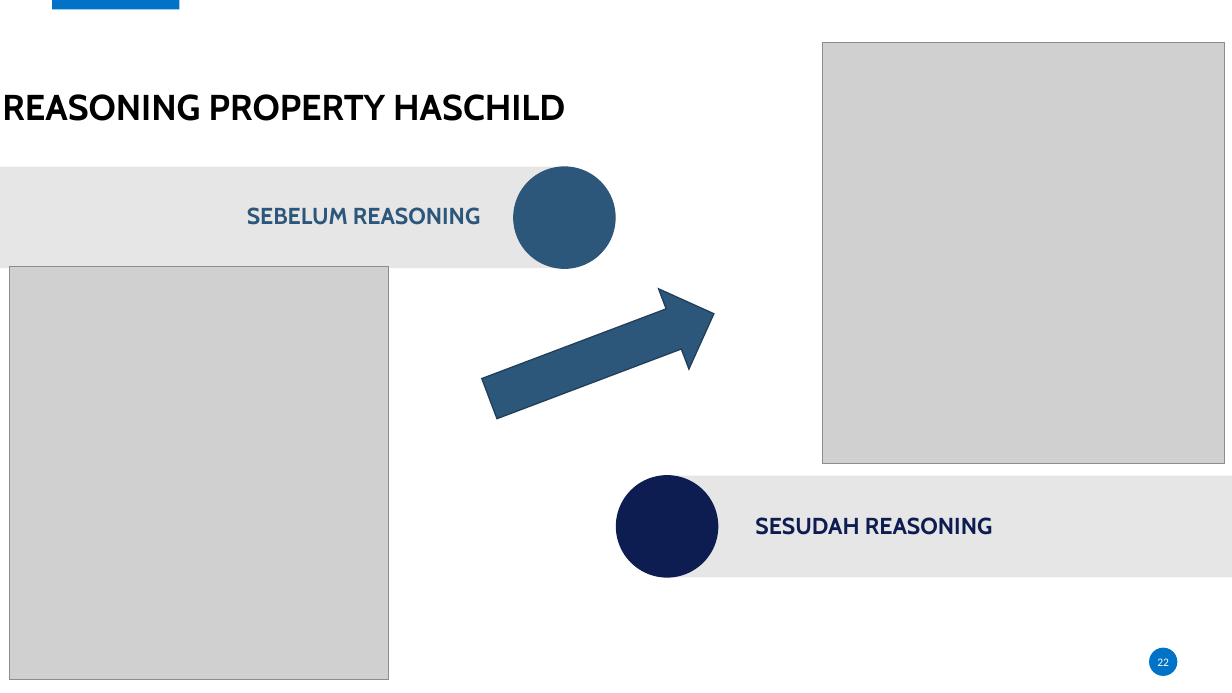
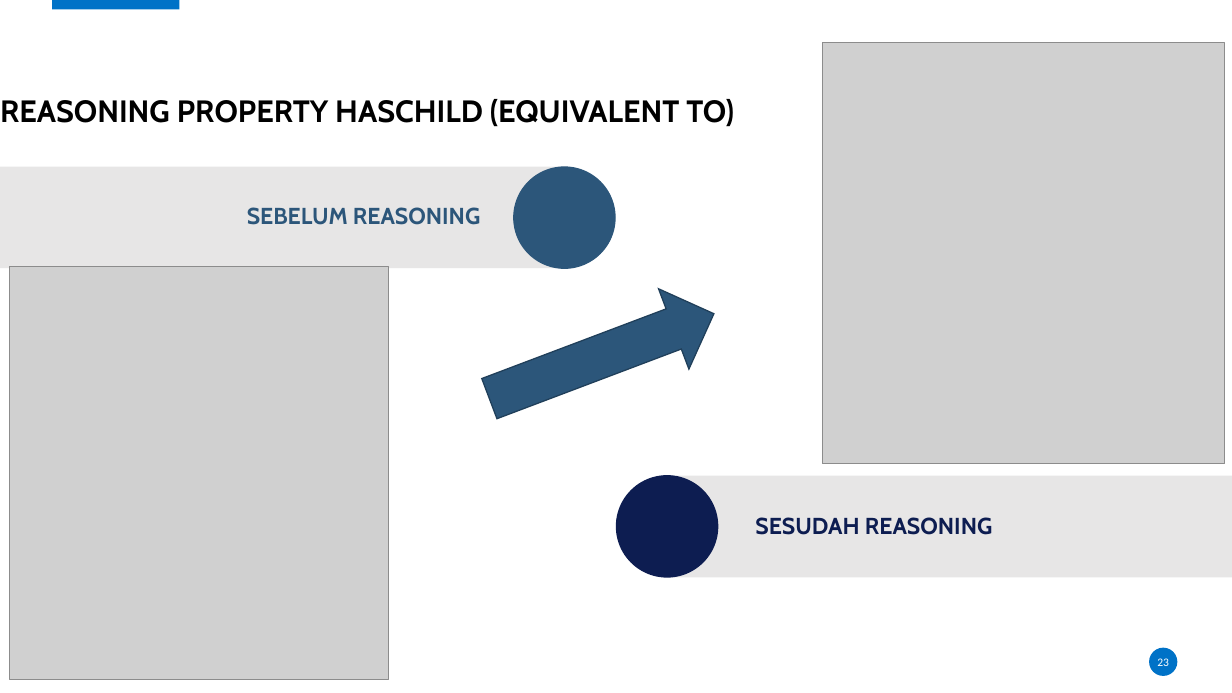
Before and after one commit to karyoutomoo/The-Tree-of-Heroes, a slide deck: slide 23 of 05111540000007-Faiq-Presentasi.pptx (slide 22 before the commit). Drawn at 1232x693 pixels with LibreOffice and Linux fonts; fonts in the diff are those of the drawing; grey boxes stand for pictures; background and template pictures are left out. Boxes give left, top, right and bottom in pixels: in the first picture for what was removed or moved away, otherwise in the second. Text is boxed around its words. In the diff, an @@ line names an element or a change of style, - is before the commit and + after.

```diff
--- a/05111540000007-Faiq-Presentasi.pptx
+++ b/05111540000007-Faiq-Presentasi.pptx
@@ title at (0,99,734,127): text changed; size 28 to 24 pt @@
-REASONING PROPERTY HASCHILD
+REASONING PROPERTY HASCHILD (EQUIVALENT TO)
@@ page number at (1157,658,1169,666): text changed @@
-22
+23
```
Also in this commit, not shown: 12 other slides changed, 4 slides added, 2 other files.
